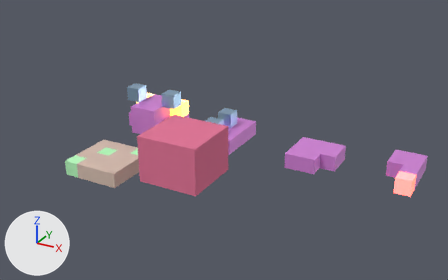
The glTF model art/dragon_kit.glb as it was, and as the next commit left it.
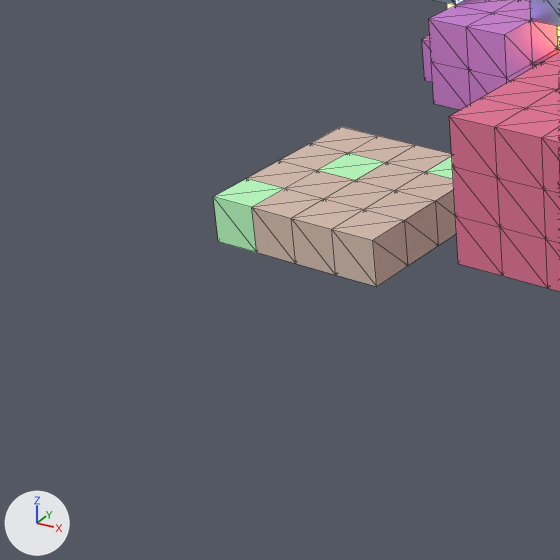
Old and new are each drawn whole from a 50 mm lens placed at (6.21, -8.81, 4.4), pointed at (2.04, -1.21, 0.61) and again close up on the part from 0% to 38% of the width and 36% to 97% of the height. The axes (+X, +Y, +Z) are drawn at lower left. The lights are the same throughout. The first two pictures are the older version. The close-ups show mesh edges as thin lines.

Script lines for the objects in view, before the commit:
```python
me_floor = bpy.data.meshes.new('floor')
me_floor.from_pydata(...)  # 50 vertices, 192 faces; spans x -0.5..0.5, y -0.5..0.5, z -0.25..0.0
# faces by material slot: [156, 36]
me_floor.materials.append(mat_stone)  # beige #d5bdaf
me_floor.materials.append(mat_moss)  # green #b9fbc0
me_head = bpy.data.meshes.new('head')
me_head.from_pydata(...)  # 68 vertices, 264 faces; spans x -0.5..0.5, y -0.5..0.5, z 0.0..0.75
# faces by material slot: [216, 24, 24]
me_head.materials.append(mat_scales)  # pink #dc89e1
me_head.materials.append(mat_gold)  # blue #bde0fe
me_head.materials.append(mat_eye)  # blue #a2d2ff, glowing orange #ffa21a
me_wall = bpy.data.meshes.new('wall')
me_wall.from_pydata(...)  # 100 vertices, 576 faces; spans x -0.5..0.5, y -0.5..0.5, z 0.0..0.75
me_wall.materials.append(mat_brick)  # pink #e27396
ob_floor = bpy.data.objects.new('floor', me_floor)
ob_floor.location = (0.0, -1.5, 0.0)
ob_head = bpy.data.objects.new('head', me_head)
ob_head.location = (0.0, 0.0, 0.0)
ob_wall = bpy.data.objects.new('wall', me_wall)
ob_wall.location = (1.5, -1.5, 0.0)
```
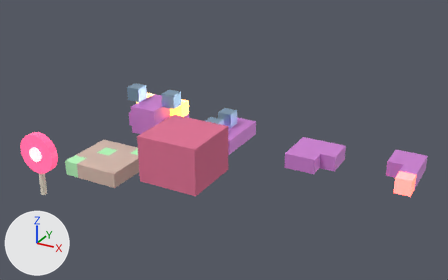
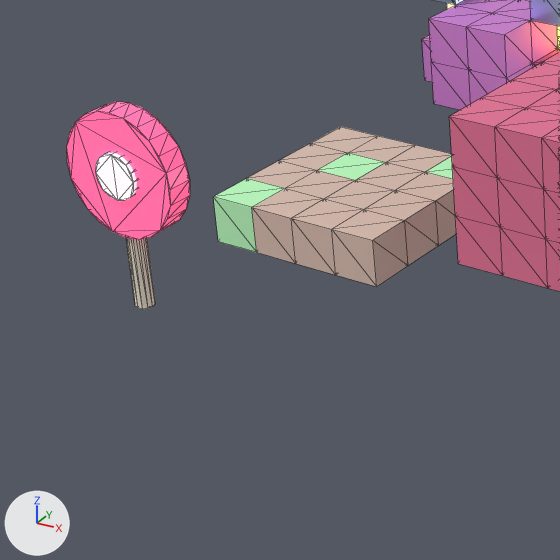
Scene script edits in JSON lines:
```json
{"op": "add", "block": "mat_stick", "code": ["mat_stick = principled_material('Stick')", "mat_stick.base_color = (0.922, 0.839, 0.694)  # pale yellow #f6ecd9", "mat_stick.roughness = 0.8"]}
{"op": "add", "block": "mat_candy", "code": ["mat_candy = principled_material('Candy')", "mat_candy.base_color = (1.0, 0.109, 0.275)  # pink #ff5d8f", "mat_candy.roughness = 0.25", "mat_candy.emission_color = (0.8, 0.0876, 0.22)  # pink #e75481", "mat_candy.emission_strength = 1.0"]}
{"op": "add", "block": "mat_swirl", "code": ["mat_swirl = principled_material('Swirl')", "mat_swirl.base_color = (1.0, 0.913, 0.939)  # white #fff5f8", "mat_swirl.roughness = 0.25", "mat_swirl.emission_color = (0.5, 0.457, 0.469)  # grey #bcb4b6", "mat_swirl.emission_strength = 1.0"]}
{"op": "add", "block": "me_lollipop", "code": ["me_lollipop = bpy.data.meshes.new('lollipop')", "me_lollipop.from_pydata(...)  # a 12-sided cylinder along z spanning x -0.045..0.045, y -0.045..0.045, z 0.0..0.66, material slot 0; a 24-sided cylinder along y spanning x -0.3..0.3, y -0.06..0.06, z 0.36..0.96, material slot 1; a 16-sided cylinder along y spanning x -0.11..0.11, y -0.08..0.08, z 0.55..0.77, material slot 2", "me_lollipop.materials.append(mat_stick)  # pale yellow #f6ecd9", "me_lollipop.materials.append(mat_candy)  # pink #ff5d8f, glowing pink #e75481", "me_lollipop.materials.append(mat_swirl)  # white #fff5f8, glowing grey #bcb4b6"]}
{"op": "add", "block": "ob_lollipop", "code": ["ob_lollipop = bpy.data.objects.new('lollipop', me_lollipop)", "ob_lollipop.location = (0.0, -3.0, 0.0)"]}
```

Where the change shows, as pixel boxes [x1, y1, x2, y2] in the close-ups (560 x 560 px):
```json
{"object": "lollipop", "change": "added", "after": [67, 102, 190, 309], "faces in mat_candy (pink #ff5d8f, glowing pink #e75481)": [67, 102, 190, 240], "faces in mat_swirl (white #fff5f8, glowing grey #bcb4b6)": [96, 153, 137, 201], "faces in mat_stick (pale yellow #f6ecd9)": [126, 238, 155, 309]}
```
